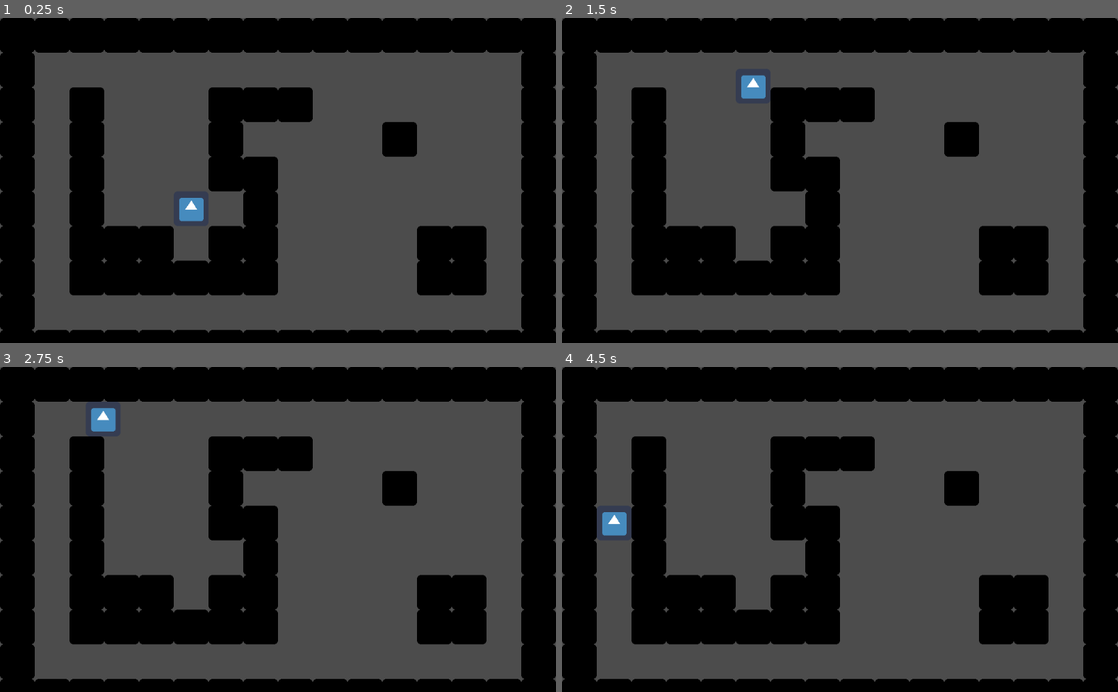
Above: before the commit, frames 1-4 (two rows, left to right).
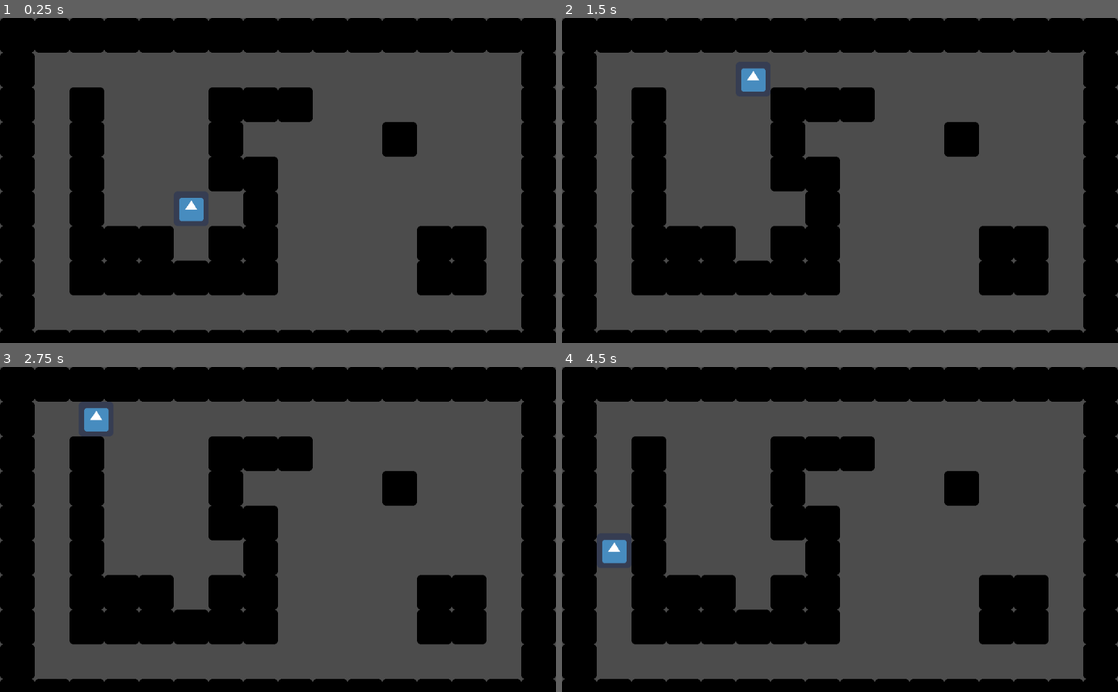
Above: after the commit, the same moments.

Repository: hakro/godot-grid-movement
Game: Godot game, scene res://test.tscn
Same seed, same stepped clock (60 frames per second), same inputs: the game is played once before the commit and once after it. The engine's default icon, where the game draws it, is replaced by a stand-in: a white triangle on a blue panel in a dark square.
Inputs:
- Up to frame 1 (0.25 s): no input
- Up to frame 2 (1.5 s): tap Enter at 0.5 s; hold Up (ui_up) from 0.53 s (still down)
- Up to frame 3 (2.75 s): tap Space at 2 s; release Up (ui_up) at 2.03 s; hold Left (ui_left) from 2.03 s (still down)
- Up to frame 4 (4.5 s): tap Enter at 3.5 s; release Left (ui_left) at 3.53 s; hold Down (ui_down) 3.53-4.28 s; hold Right (ui_right) from 4.28 s (still down)

The runs differ from the first frame. In frame 2, 0.3% of the frame differs, in the area x 32-37%, y 15-25%; in frame 3, 0.2%; in frame 4, 0.6%, in the area x 7-12%, y 44-61%.

Commit message:
smoothed out movement

Diff:
--- a/player.gd
+++ b/player.gd
@@ -5,9 +5,9 @@
 var speed = 256 # big number because it's multiplied by delta
 var tile_size = 64 # size in pixels of tiles on the grid
 
-var last_position = position # last idle position
-var target_position = position # desired position to move towards
-var movedir = Vector2(0,0) # move direction
+var last_position = Vector2() # last idle position
+var target_position = Vector2() # desired position to move towards
+var movedir = Vector2() # move direction
 
 func _ready():
 	position = position.snapped(Vector2(tile_size, tile_size)) # make sure player is snapped to grid
@@ -15,23 +15,21 @@
 	target_position = position
 
 func _process(delta):
-	# IDLE STATE
+	# MOVEMENT
+	if ray.is_colliding():
+		position = last_position
+		target_position = last_position
+	else:
+		position += speed * movedir * delta
+
+		if position.distance_to(last_position) >= tile_size - speed * delta: # if we've moved further than one space
+			position = target_position # snap the player to the intended position
+
+	# IDLE
 	if position == target_position:
 		get_movedir()
 		last_position = position # record the player's current idle position
 		target_position += movedir * tile_size # if key is pressed, get new target (also shifts to moving state)
-
-	# MOVING STATE
-	else:
-		if ray.is_colliding():
-			target_position = last_position
-		else:
-			position += speed * movedir * delta
-
-			# PREVENT PLAYER FROM MOVING TOO FAR
-			var distance = (position - last_position).abs().length() # how far the player moved from their last idle position
-			if distance > tile_size - speed * delta: # subtracts speed * delta so there's no breaks in movement
-				position = target_position
 
 # GET DIRECTION THE PLAYER WANTS TO MOVE
 func get_movedir():
--- a/project.godot
+++ b/project.godot
@@ -18,6 +18,10 @@
 config/name="Grid Movement"
 run/main_scene="res://test.tscn"
 config/icon="res://icon.png"
+
+[debug]
+
+settings/fps/force_fps=60
 
 [input]
 
@@ -44,4 +48,5 @@
 
 [rendering]
 
+quality/driver/driver_name="GLES2"
 environment/default_environment="res://default_env.tres"
